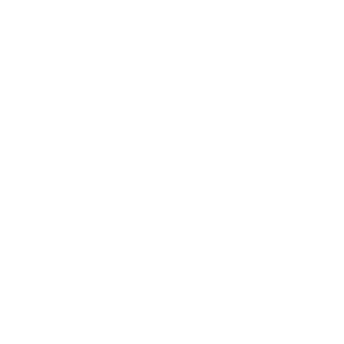
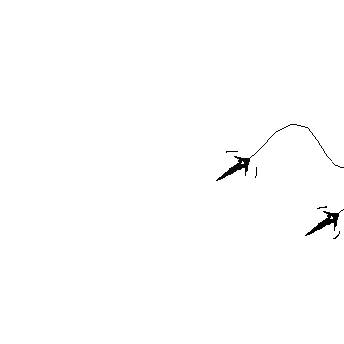
Revision of a layered 344 x 344 image; what changed, layer by layer:
showed group "Seamstress" (84 layers) over [216, 124, 344, 239]
showed group "Attack" (51 layers) over [216, 124, 344, 239]
added group "Attack13" with 2 layers in group "Attack" over [216, 124, 344, 239]
added layer "cloak effect copy 4" (1st of 4, in "Seamstress" › "Attack" › "Attack13") in group "Attack13" over [216, 124, 344, 239]
